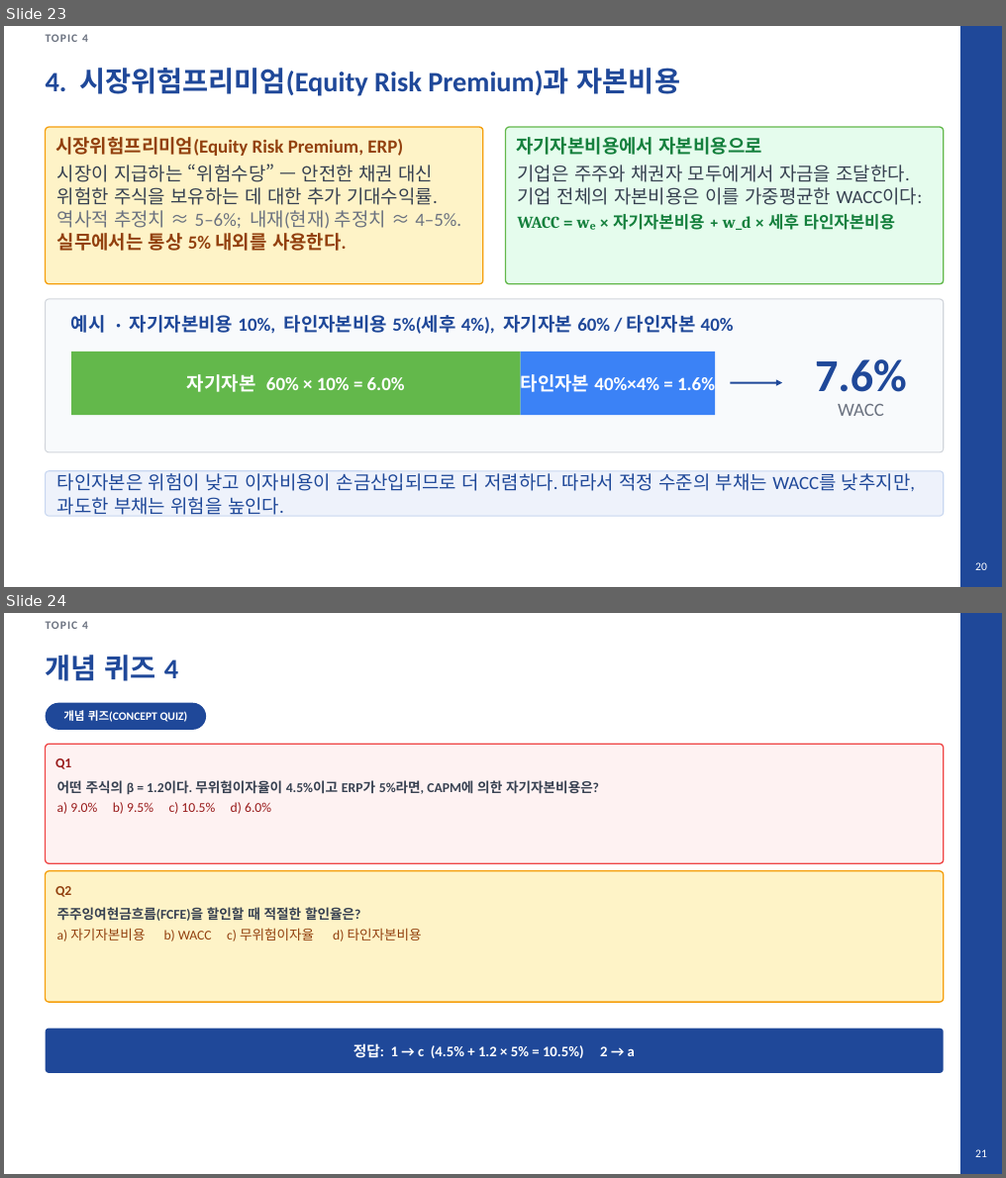
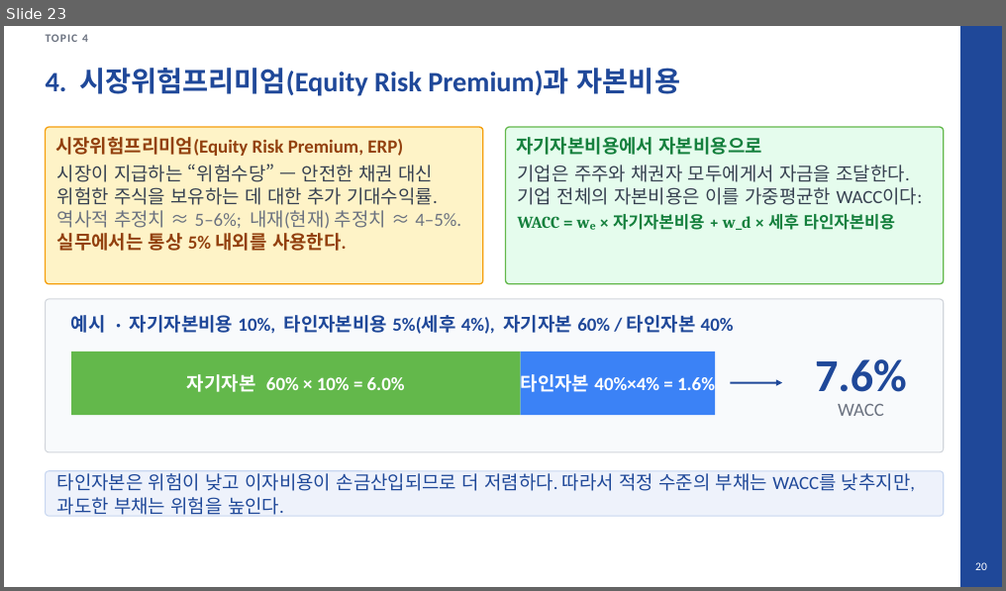
Before and after one commit to keejae/financial-accounting, a slide deck: files/week2/korean/Wk2_L8_slides.pptx. Shown one above the other, each under a label of ours: slides 23 and 24 before the commit, slide 23 after it. The pictures are 1006x1178 and 1006x591 pixels, drawn with LibreOffice and Linux fonts; fonts in the diff are those of the drawing. Boxes give left, top, right and bottom in pixels: in the first picture for what was removed or moved away, otherwise in the second. Text is boxed around its words. In the diff, an @@ line names an element or a change of style, - is before the commit and + after.

Commit message:
Lecture 8: republish both decks with the concept-quiz answer slides removed
Philip re-exported the English and Korean Valuation Primer decks after deleting
the concept quiz that carried its solutions. English is 32 -> 31 slides, Korean
33 -> 32; no Answers: or 정답 text remains in either.

Only the two .pptx changed. PowerPoint had re-stamped cp:lastModifiedBy on both
files during the re-save, so they went through strip_metadata.ps1 again before
syncing - .pptx has no per-file equivalent of Word's removePersonalInformation
flag, so this is needed after every PowerPoint save.

```diff
--- a/files/week2/korean/Wk2_L8_slides.pptx
+++ b/files/week2/korean/Wk2_L8_slides.pptx
@@ slide 24 removed at [4, 613, 1002, 1174], background #FFFFFF @@
@@ text removed at [46, 621, 88, 629] @@
-TOPIC 4
@@ rectangle removed at [960, 613, 1002, 1174] @@
@@ text removed at [46, 655, 178, 681] @@
-개념 퀴즈 4
@@ rounded rectangle removed at [46, 703, 206, 730] @@
@@ text removed at [63, 710, 188, 722] @@
-개념 퀴즈(CONCEPT QUIZ)
@@ rounded rectangle removed at [46, 744, 944, 863] @@
@@ text removed at [55, 759, 71, 769] @@
-Q1
@@ text removed at [57, 780, 599, 814] @@
-어떤 주식의 β = 1.2이다. 무위험이자율이 4.5%이고 ERP가 5%라면, CAPM에 의한 자기자본비용은?
-a) 9.0% b) 9.5% c) 10.5% d) 6.0%
@@ rounded rectangle removed at [46, 871, 944, 1002] @@
@@ text removed at [55, 886, 71, 897] @@
-Q2
@@ text removed at [57, 907, 422, 942] @@
-주주잉여현금흐름(FCFE)을 할인할 때 적절한 할인율은?
-a) 자기자본비용 b) WACC c) 무위험이자율 d) 타인자본비용
@@ rounded rectangle removed at [46, 1029, 944, 1073] @@
@@ text removed at [353, 1044, 635, 1059] @@
-정답: 1 → c (4.5% + 1.2 × 5% = 10.5%) 2 → a
@@ text removed at [975, 1150, 987, 1157] @@
-21
```
Also in this commit, not shown: 1 other file.
